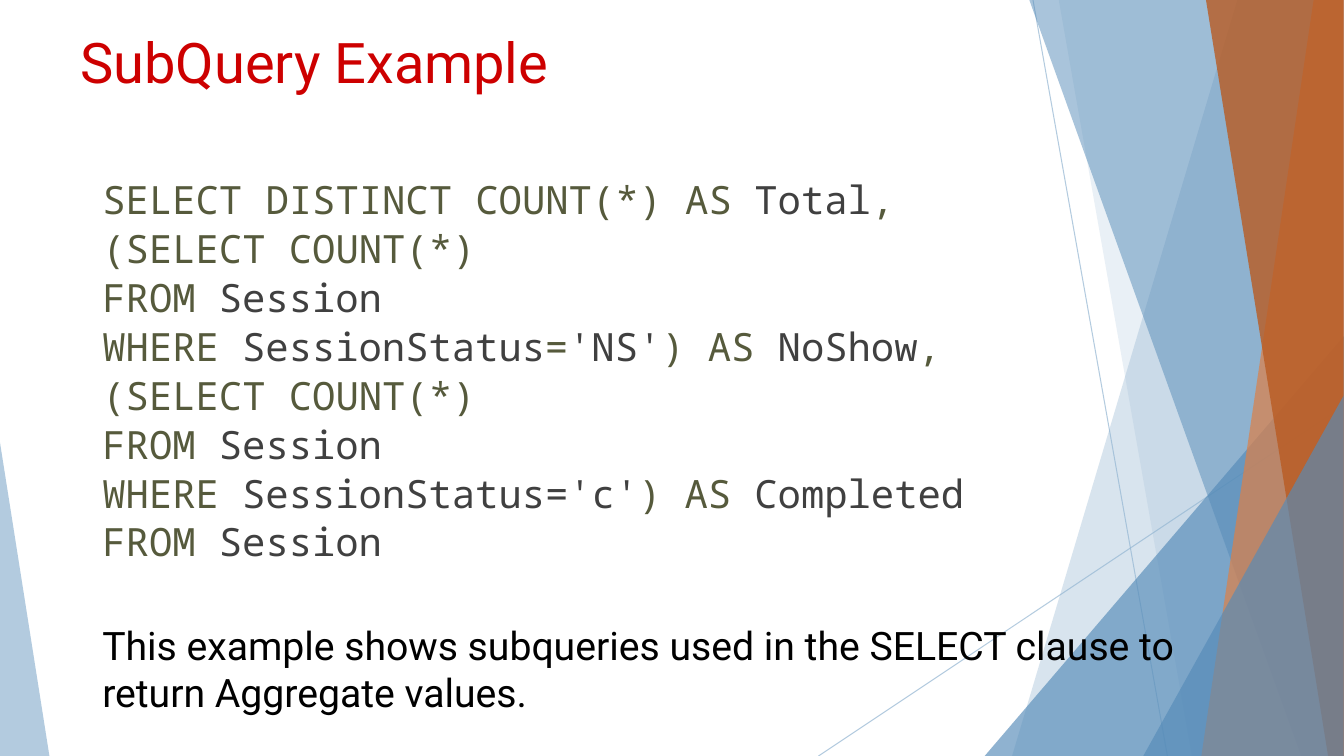
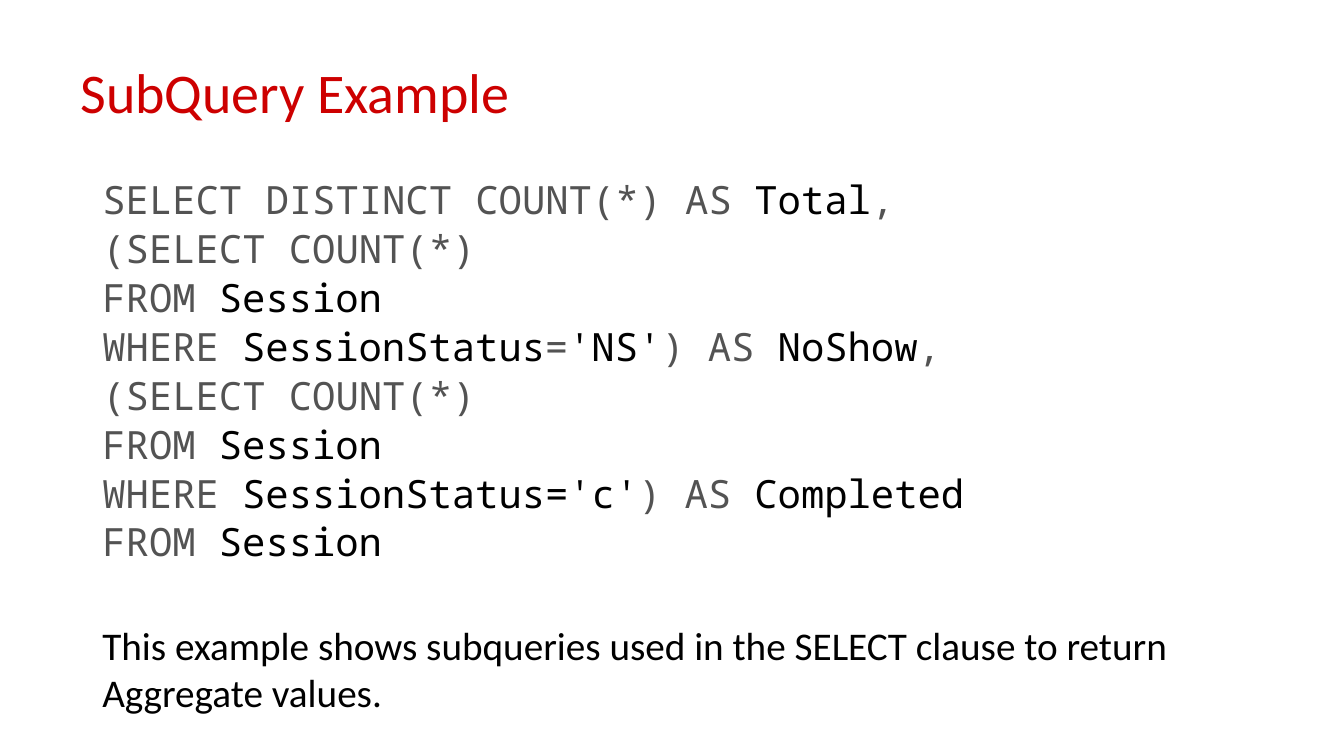
Before and after one commit to nikbearbrown/INFO_6210, a slide deck: slide 113 of Week_1/Intro_SQL.pptx. Drawn at 1344x756 pixels with LibreOffice and Linux fonts; fonts in the diff are those of the drawing. Boxes give left, top, right and bottom in pixels: in the first picture for what was removed or moved away, otherwise in the second. Text is boxed around its words. In the diff, an @@ line names an element or a change of style, - is before the commit and + after.

```diff
--- a/Week_1/Intro_SQL.pptx
+++ b/Week_1/Intro_SQL.pptx
@@ title "SubQuery Example" at (80, 74, 509, 122): font Roboto to Calibri; line spacing 1 to 0.9; vertical alignment top to middle @@
@@ text "SELECT DISTINCT COUNT(*) AS Total," at (102, 184, 964, 557): text colour #565A3C to #525252 in "SELECT DISTINCT COUNT(*) AS Total,", "(SELECT COUNT(*)", "FROM", "WHERE SessionStatus='NS') AS NoShow," and 4 more places; text colour #404040 to #000000 in "Total,", "Session", "SessionStatus='NS') NoShow,", "Session" and 2 more places @@
@@ group removed at (0, 0, 1344, 756): 5 freeform shapes, 3 triangles, 2 lines @@
@@ text "This example shows subqueries used ..." at (102, 632, 1167, 714): font Roboto to Calibri @@
```
Also in this commit, not shown: 165 other slides changed, 3 other files.
